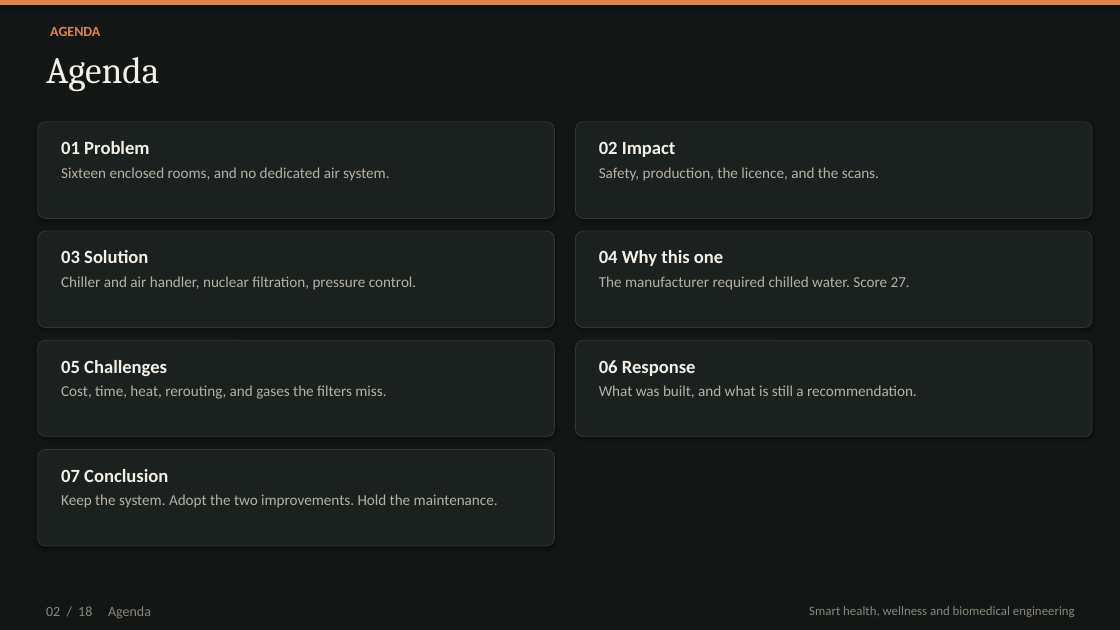
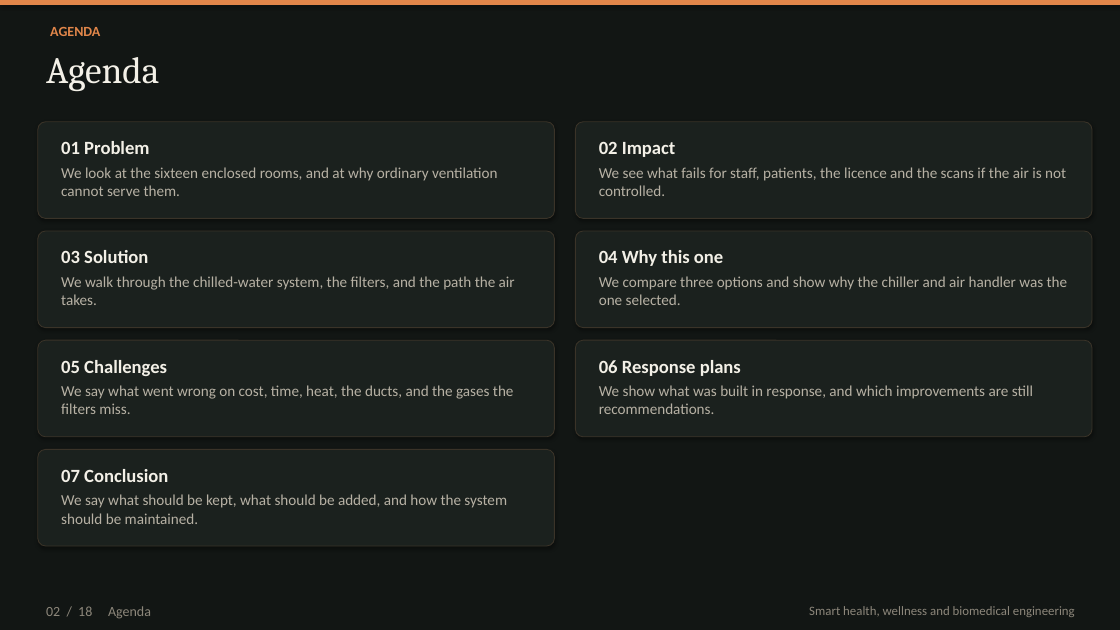
Before and after one commit to kakaijacob/Special-Operations-Schema, a slide deck: slide 2 of iek-talks/IEK_Cyclotron_HVAC_18_slides.pptx. Drawn at 1120x630 pixels with LibreOffice and Linux fonts; fonts in the diff are those of the drawing. Boxes give left, top, right and bottom in pixels: in the first picture for what was removed or moved away, otherwise in the second. Text is boxed around its words. In the diff, an @@ line names an element or a change of style, - is before the commit and + after.

```diff
--- a/iek-talks/IEK_Cyclotron_HVAC_18_slides.pptx
+++ b/iek-talks/IEK_Cyclotron_HVAC_18_slides.pptx
@@ text at [61,167,497,196]: text changed @@
-Sixteen enclosed rooms, and no dedicated air system.
+We look at the sixteen enclosed rooms, and at why ordinary ventilation cannot serve them.
@@ text at [599,167,1066,196]: text changed @@
-Safety, production, the licence, and the scans.
+We see what fails for staff, patients, the licence and the scans if the air is not controlled.
@@ text at [61,276,515,305]: text changed @@
-Chiller and air handler, nuclear filtration, pressure control.
+We walk through the chilled-water system, the filters, and the path the air takes.
@@ text at [599,276,1068,305]: text changed @@
-The manufacturer required chilled water. Score 27.
+We compare three options and show why the chiller and air handler was the one selected.
@@ text at [61,385,514,414]: text changed @@
-Cost, time, heat, rerouting, and gases the filters miss.
+We say what went wrong on cost, time, heat, the ducts, and the gases the filters miss.
@@ text at [599,360,1033,414]: text changed @@
-06 Response
-What was built, and what is still a recommendation.
+06 Response plans
+We show what was built in response, and which improvements are still recommendations.
@@ text at [61,494,507,524]: text changed @@
-Keep the system. Adopt the two improvements. Hold the maintenance.
+We say what should be kept, what should be added, and how the system should be maintained.
```
Also in this commit, not shown: 17 other slides changed, 1 other file.
